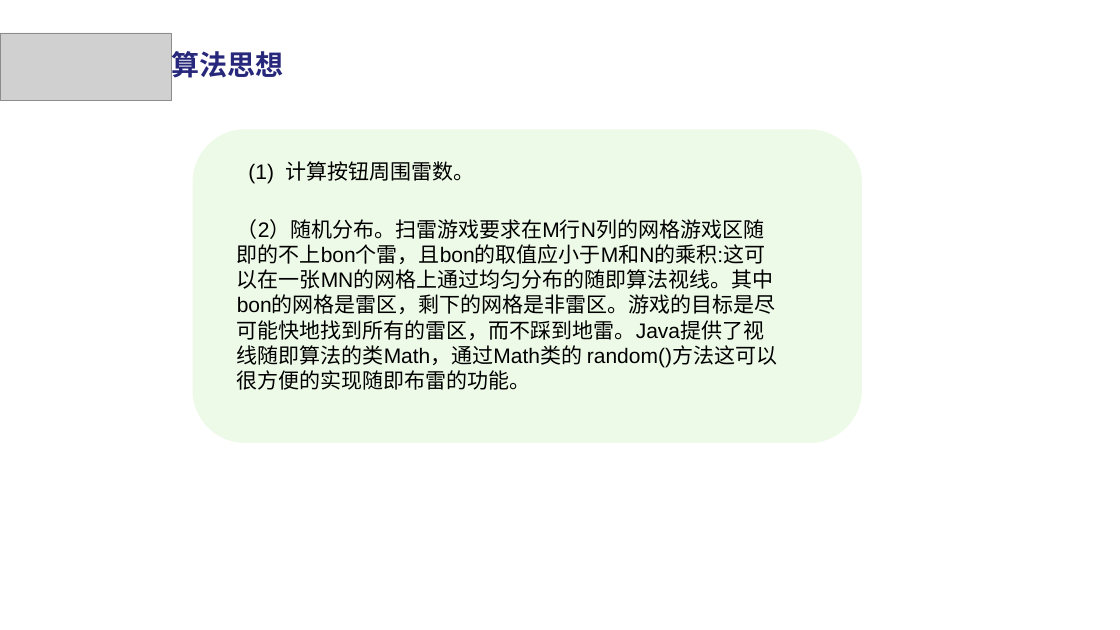
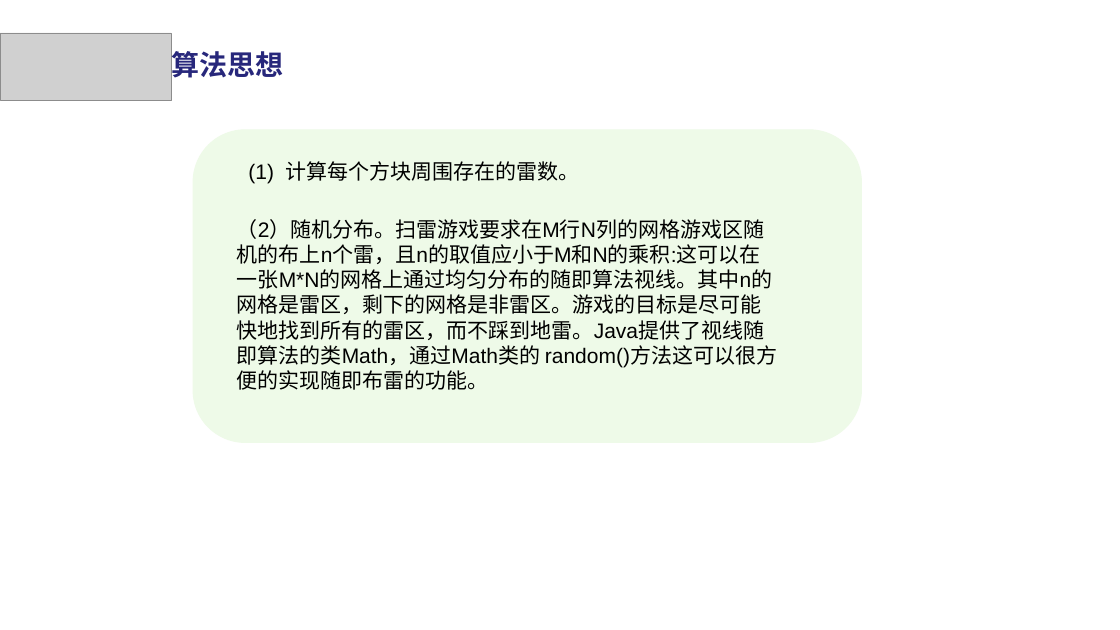
Before and after one commit to uesugieriislf/mineSweeping, a slide deck: slide 11 of doc/扫雷.pptx. Drawn at 1120x630 pixels with LibreOffice and Linux fonts; fonts in the diff are those of the drawing; grey boxes stand for pictures. Boxes give left, top, right and bottom in pixels: in the first picture for what was removed or moved away, otherwise in the second. Text is boxed around its words. In the diff, an @@ line names an element or a change of style, - is before the commit and + after.

```diff
--- a/doc/扫雷.pptx
+++ b/doc/扫雷.pptx
@@ text at [248, 161, 580, 183]: text changed @@
-(1) 计算按钮周围雷数。
+(1) 计算每个方块周围存在的雷数。
@@ text at [237, 219, 777, 390]: text changed @@
-（2）随机分布。扫雷游戏要求在M行N列的网格游戏区随即的不上bon个雷，且bon的取值应小于M和N的乘积:这可以在一张MN的网格上通过均匀分布的随即算法视线。其中bon的网格是雷区，剩下的网格是非雷区。游戏的目标是尽可能快地找到所有的雷区，而不踩到地雷。Java提供了视线随即算法的类Math，通过Math类的 random()方法这可以很方便的实现随即布雷的功能。
+（2）随机分布。扫雷游戏要求在M行N列的网格游戏区随机的布上n个雷，且n的取值应小于M和N的乘积:这可以在一张M*N的网格上通过均匀分布的随即算法视线。其中n的网格是雷区，剩下的网格是非雷区。游戏的目标是尽可能快地找到所有的雷区，而不踩到地雷。Java提供了视线随即算法的类Math，通过Math类的 random()方法这可以很方便的实现随即布雷的功能。
```
Also in this commit, not shown: 5 other slides changed, 1 other file.
